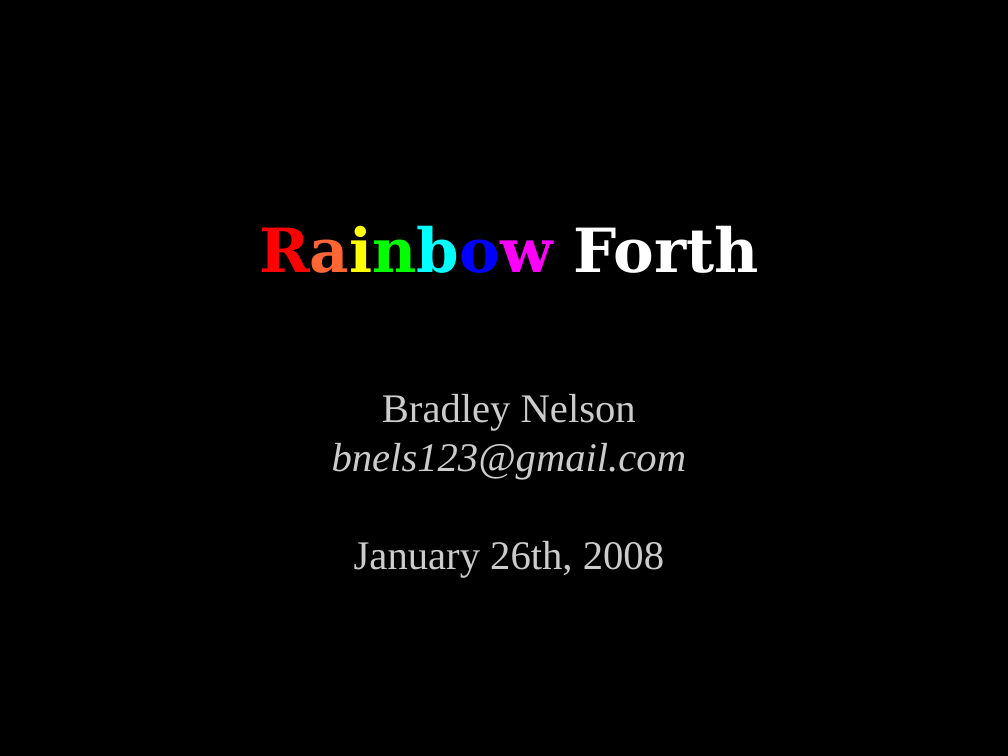
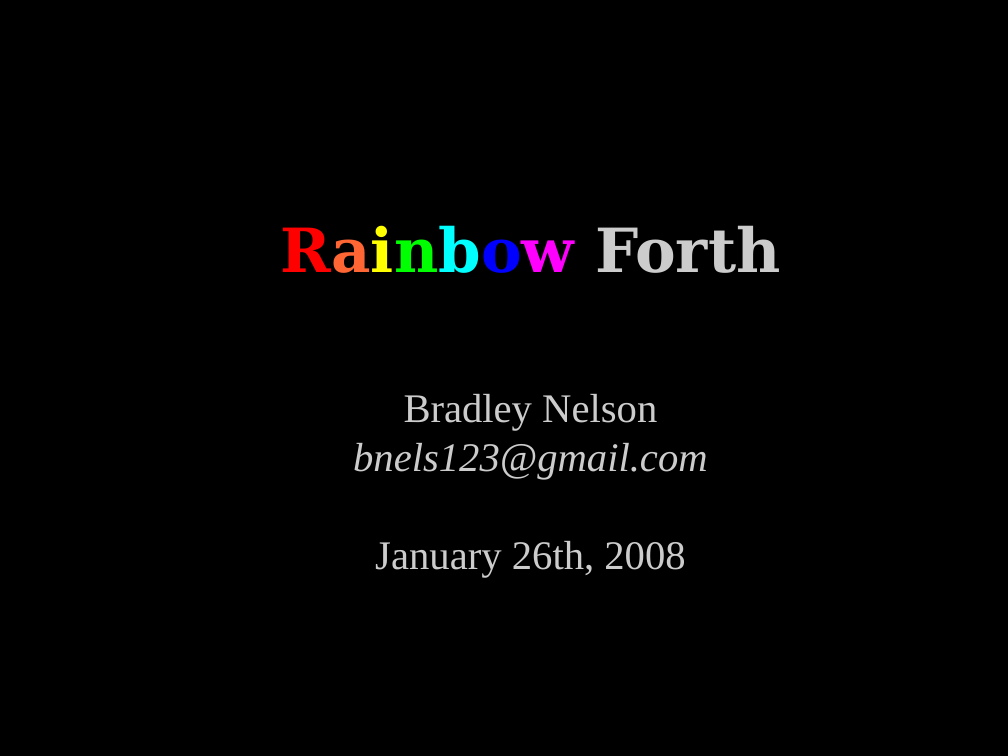
Before and after one commit to flagxor/rainbowforth, a slide deck: slide 1 of doc/svfig_jan2008.odp. Drawn at 1008x756 pixels with LibreOffice and Linux fonts; fonts in the diff are those of the drawing; background and template pictures are left out. Boxes give left, top, right and bottom in pixels: in the first picture for what was removed or moved away, otherwise in the second. Text is boxed around its words. In the diff, an @@ line names an element or a change of style, - is before the commit and + after.

```diff
--- a/doc/svfig_jan2008.odp
+++ b/doc/svfig_jan2008.odp
@@ subtitle "Rainbow Forth" at (281,225,780,577): text colour #FFFFFF to #CCCCCC in "Forth"; bullet none to ●; list level 1 to 2 in "Rainbow Forth"; list level 1 to 2 in "Bradley Nelson"; list level 1 to 2 in "bnels123@gmail.com"; list level 1 to 2 in "January 26th, 2008" @@
```
Also in this commit, not shown: 2 other slides changed, 2 other files.
